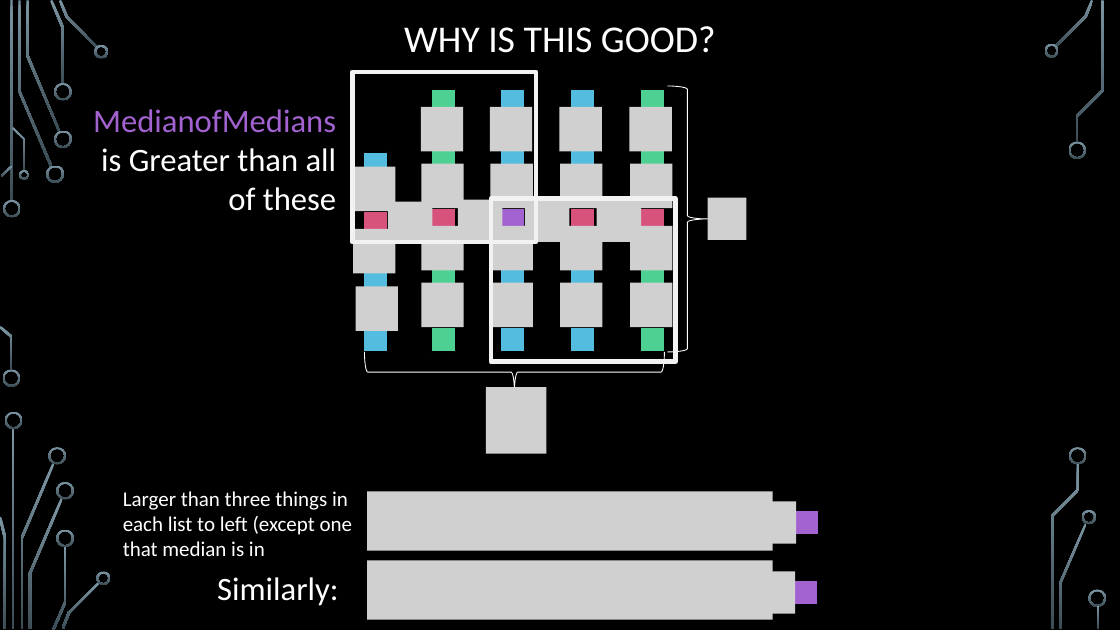
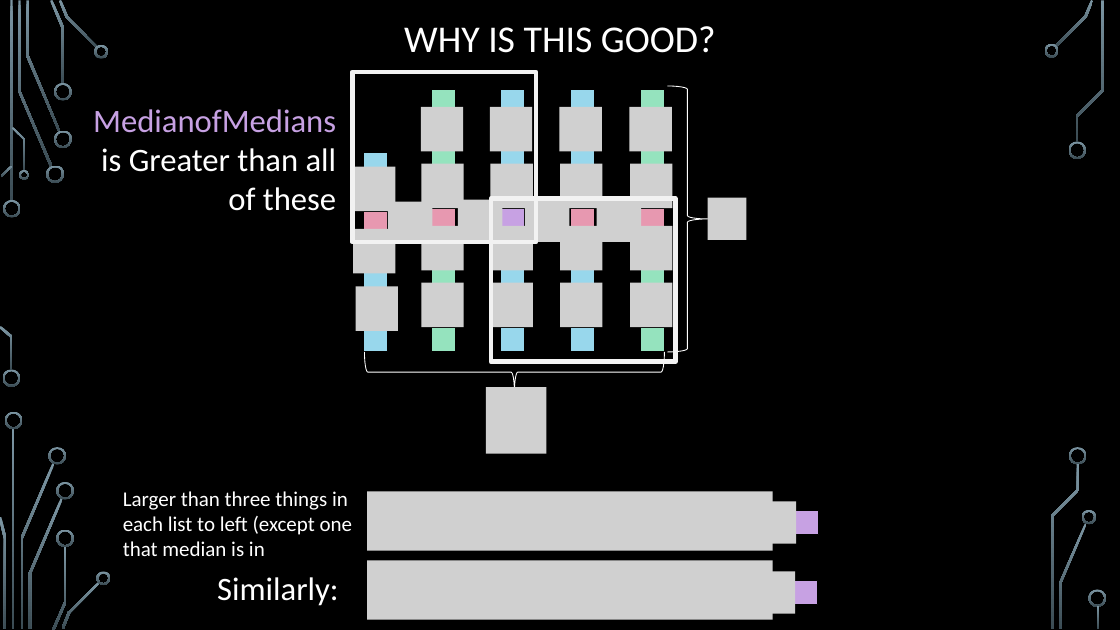
Before and after one commit to markfloryan/dsa2, a slide deck: slide 21 of slides/02-5-Quickselect.pptx. Drawn at 1120x630 pixels with LibreOffice and Linux fonts; fonts in the diff are those of the drawing; grey boxes stand for pictures; background and template pictures are left out. Boxes give left, top, right and bottom in pixels: in the first picture for what was removed or moved away, otherwise in the second. Text is boxed around its words. In the diff, an @@ line names an element or a change of style, - is before the commit and + after.

```diff
--- a/slides/02-5-Quickselect.pptx
+++ b/slides/02-5-Quickselect.pptx
@@ text "MedianofMedians is Greater than all ..." at box(93, 109, 337, 211): text colour #A262D0 to #C7A1E3 in "MedianofMedians" @@
@@ fill #A262D0 to #C7A1E3 in 3 elements at box(794, 510, 818, 534), box(793, 581, 818, 605), box(501, 208, 525, 233) @@
@@ fill #D7537B to #E798B0 in 4 elements at box(431, 208, 455, 233), box(570, 208, 594, 233), box(640, 208, 665, 233), box(363, 212, 387, 236) @@
@@ fill #54BCDF to #98D7EC in 11 elements at box(501, 90, 525, 114), box(501, 149, 525, 173), box(501, 268, 525, 292), box(501, 328, 525, 352), box(570, 90, 594, 114), box(570, 149, 594, 173), box(570, 268, 594, 292), box(570, 328, 594, 352), box(363, 328, 387, 352), box(363, 152, 387, 176), box(363, 271, 387, 296) @@
@@ fill #4FD093 to #95E3BE in 8 elements at box(431, 90, 455, 114), box(431, 149, 455, 173), box(431, 268, 455, 292), box(431, 328, 455, 352), box(640, 90, 665, 114), box(640, 149, 665, 173), box(640, 268, 665, 292), box(640, 328, 665, 352) @@
```
Also in this commit, not shown: 12 other slides changed, 3 other files.
